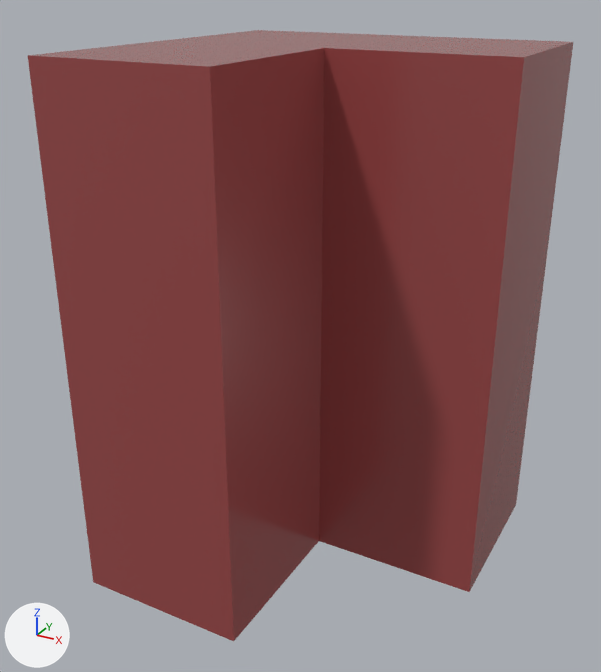
An edit to the FBX model Assets/Models/Assets/Corner 2x2.fbx, drawn before and after from the same camera.
One viewpoint serves both versions: a 50 mm camera at (0.1201, -0.0489, 0.0335) aimed at (0.0991, -0.0108, 0.0145). The axes (+X, +Y, +Z) are drawn at lower left. The lights are the same throughout. Where no turn or scale is listed for an object, it has been applied to the vertices.

Script lines for the objects in view, before the commit:
```python
me_mesh = bpy.data.meshes.new('Mesh')
me_mesh.from_pydata(...)  # 32 vertices, 30 faces; spans x -0.005..0.015, y -0.015..0.005, z -0.015..0.015
me_mesh.materials.append(mat_wall_tag)  # brown #9c4949
ob_corner_2x2 = bpy.data.objects.new('Corner_2x2', me_mesh)
ob_corner_2x2.location = (0.095, -0.005, 0.015)
```
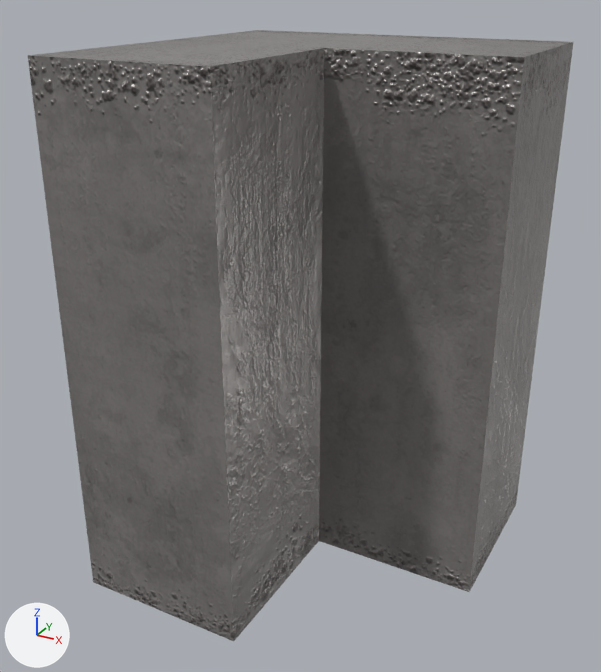
Where the newer file only moved an object's origin or applied its transform, the numbers keep the older frame.

Changed parts and their boxes (x1, y1, x2, y2) in the pictures (601 x 672 px):
'Corner_2x2', recoloured (brown to grey): (28, 30, 573, 641) in both

The change in detail:
Picture 'Maintenance Tunnels_L_Corner_Skin_Roughness.png' (img_maintenance_tunnels_l_corner_skin_roughness_png) is new.
Picture 'Maintenance Tunnels_L_Corner_Skin_Normal.png' (img_maintenance_tunnels_l_corner_skin_normal_png) is new.
Picture 'Maintenance Tunnels_L_Corner_Skin_BaseColor.png' (img_maintenance_tunnels_l_corner_skin_basecolor_png) is new.
Material 'L_Corner_Skin' (mat_l_corner_skin) is new.
Uses the picture img_maintenance_tunnels_l_corner_skin_basecolor_png.
Uses the picture img_maintenance_tunnels_l_corner_skin_normal_png.
Uses the picture img_maintenance_tunnels_l_corner_skin_roughness_png.
me_mesh has 32 vertices, 30 faces and spans x -0.005..0.015, y -0.015..0.005, z -0.015..0.015.
me_mesh no longer uses material mat_wall_tag (brown #9c4949).
me_mesh now uses material mat_l_corner_skin.
